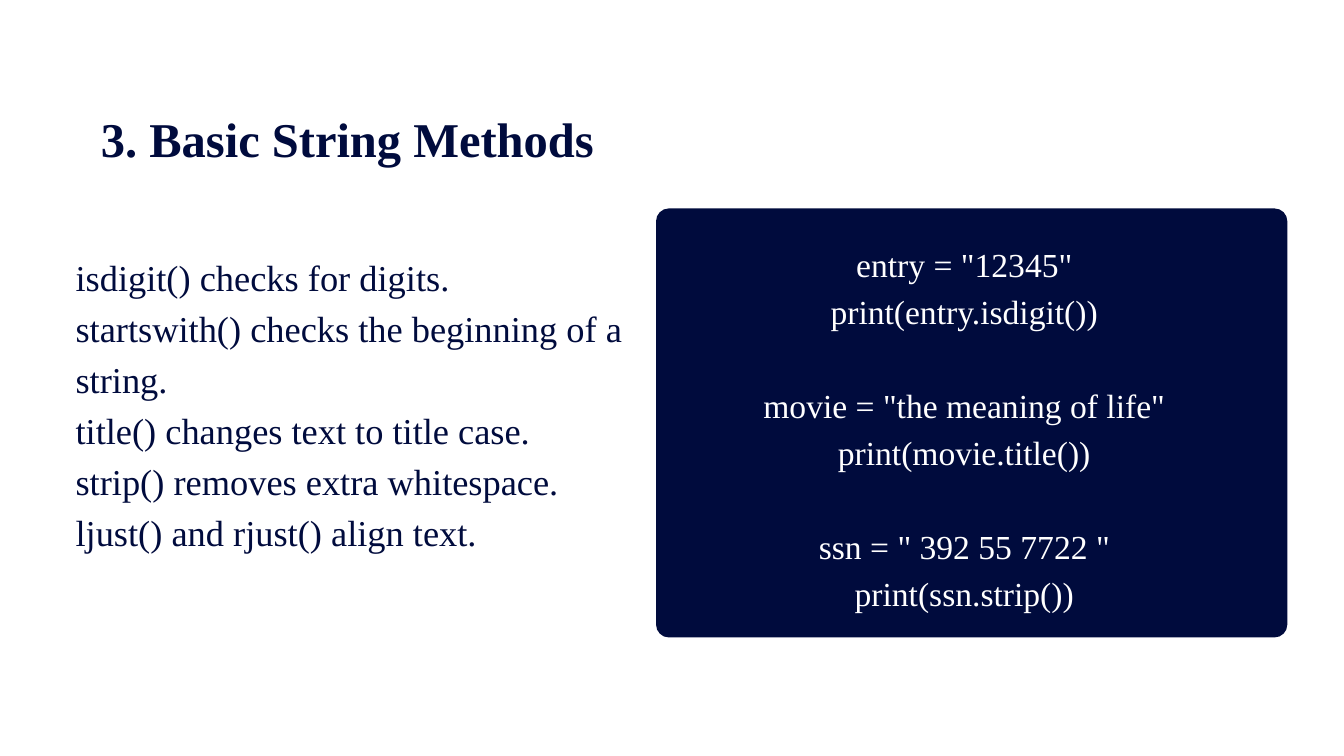
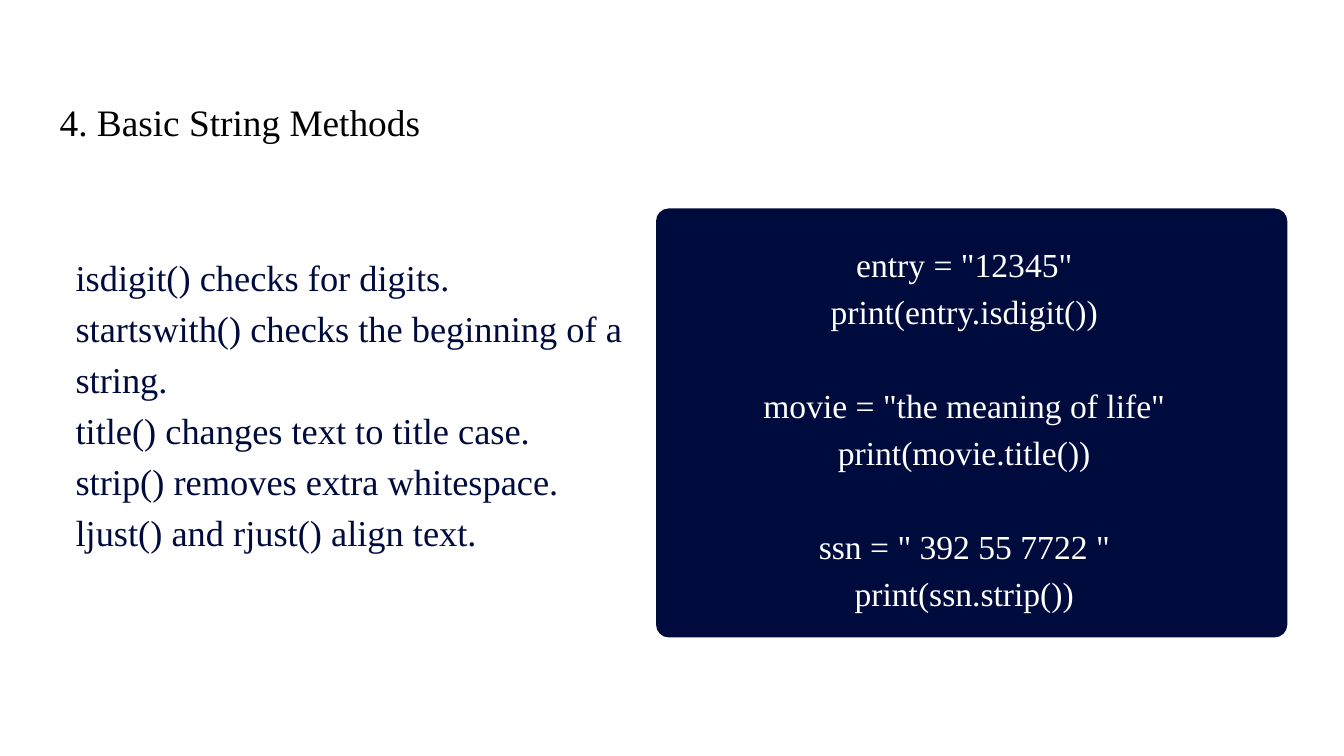
Before and after one commit to Wendy-Chen56/murachs_python_section_2, a slide deck: slide 5 of slides/chapter_10_How_to_Work_with_Strings.pptx (slide 4 before the commit). Drawn at 1344x756 pixels with LibreOffice and Linux fonts; fonts in the diff are those of the drawing. Boxes give left, top, right and bottom in pixels: in the first picture for what was removed or moved away, otherwise in the second. Text is boxed around its words. In the diff, an @@ line names an element or a change of style, - is before the commit and + after.

```diff
--- a/slides/chapter_10_How_to_Work_with_Strings.pptx
+++ b/slides/chapter_10_How_to_Work_with_Strings.pptx
@@ text at [60,110,421,143]: text changed; size 52 to 40 pt; text colour #000B3D to #000000; bold off @@
-  3. Basic String Methods
+4. Basic String Methods
```
Also in this commit, not shown: 6 other slides changed, 2 slides added, 1 other file.
